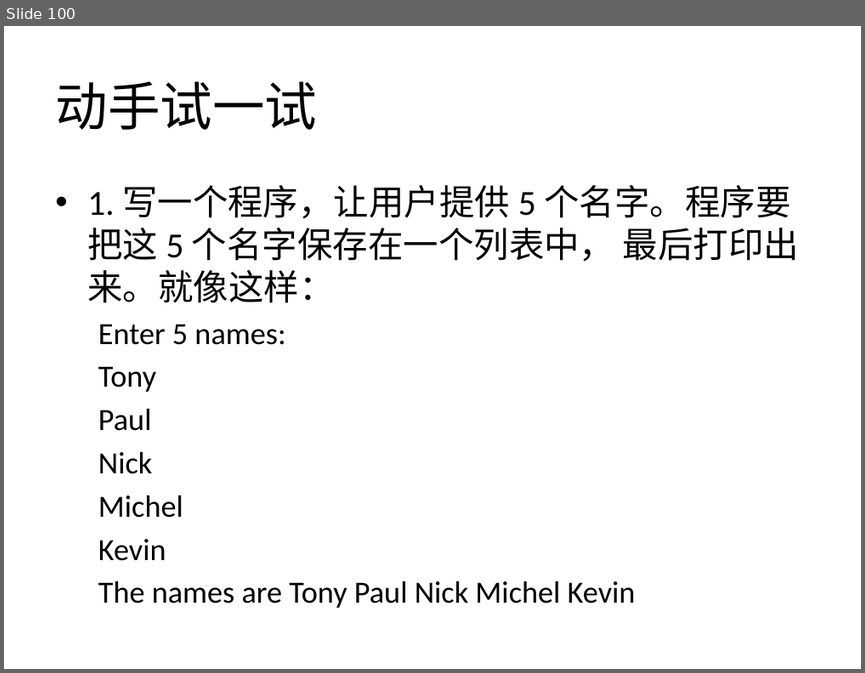
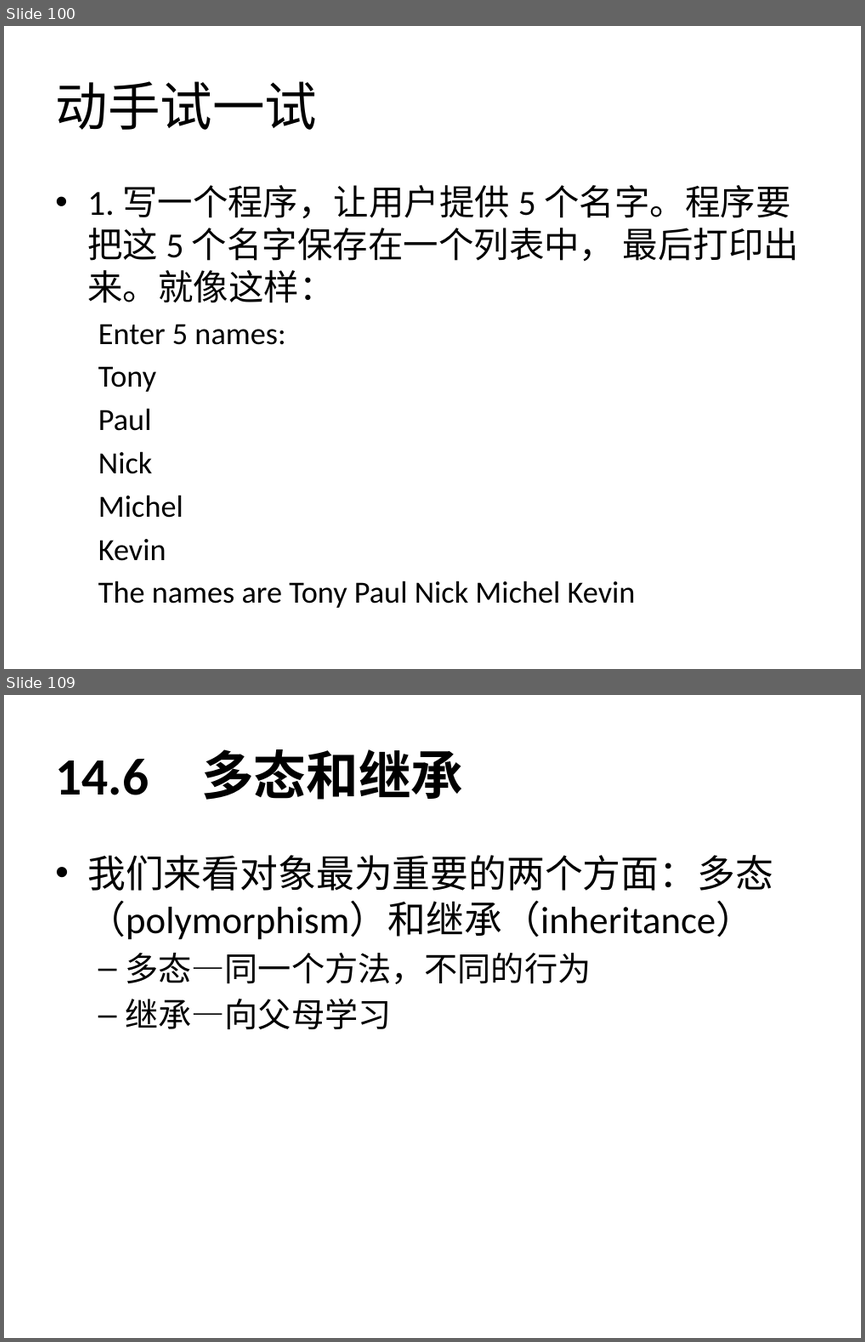
Before and after one commit to zhinan18/Python3, a slide deck: readme/Python3.pptx. Shown one above the other, each under a label of ours: slide 100 before the commit, slides 100 and 109 after it; the slides between them are not shown. The pictures are 865x673 and 865x1342 pixels, drawn with LibreOffice and Linux fonts; fonts in the diff are those of the drawing. Boxes give left, top, right and bottom in pixels: in the first picture for what was removed or moved away, otherwise in the second. Text is boxed around its words. In the diff, an @@ line names an element or a change of style, - is before the commit and + after.

```diff
--- a/readme/Python3.pptx
+++ b/readme/Python3.pptx
@@ slide 109 added at <box>4,695,861,1338</box>, background #FFFFFF @@
@@ title added at <box>55,749,463,800</box>, 44 pt, text #000000, bold @@
+14.6 多态和继承
@@ text added at <box>87,855,773,1029</box>, 32 pt, text #000000 @@
+• 我们来看对象最为重要的两个方面：多态（polymorphism）和继承（inheritance）
+  – 多态—同一个方法，不同的行为
+  – 继承—向父母学习
```
Also in this commit, not shown: 21 other slides added, 12 other files.
